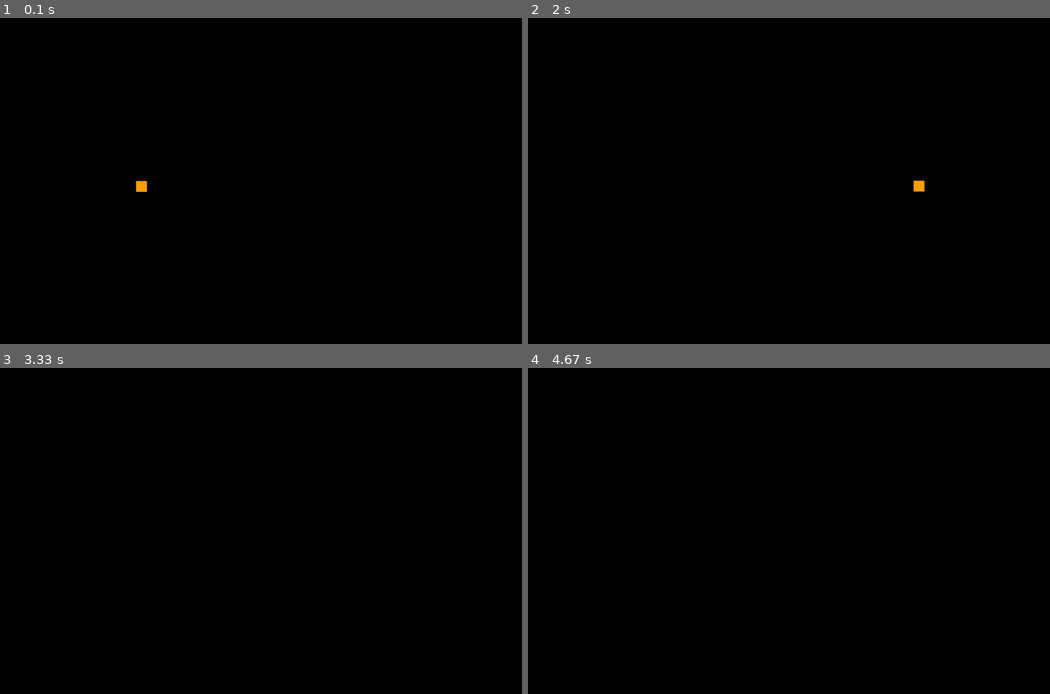
Above: before the commit, frames 1-4 (two rows, left to right).
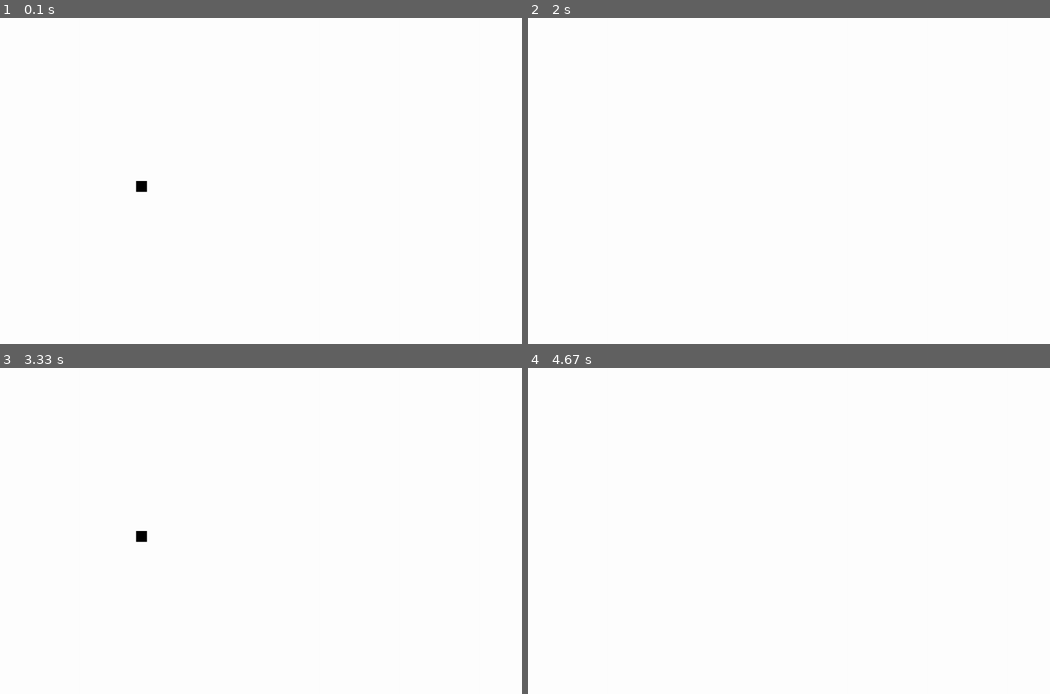
Above: after the commit, the same moments.

Repository: KungFuMasterRat/SURF-2012
Game: pygame game, started from Projects/pygame-examples/Predictive_Saccade_Task.py
Same seed, same stepped clock (60 frames per second), same inputs: the game is played once before the commit and once after it. The source is Python 2; it was converted automatically to run under Python 3.
Inputs:
- Up to frame 1 (0.1 s): no input
- Up to frame 2 (2 s): no input
- Up to frame 3 (3.33 s): no input
- Up to frame 4 (4.67 s): no input

The runs differ from the first frame. In frame 1, 100% of the frame differs, in the area x 0-100%, y 0-100%; in frame 2, 100%; in frame 3, 100%; in frame 4, 100%.

Commit message:
Color Etc

Diff:
--- a/Projects/pygame-examples/Predictive_Saccade_Task.py
+++ b/Projects/pygame-examples/Predictive_Saccade_Task.py
@@ -32,7 +32,7 @@
 s_size = s_width, s_height = 35, 35
 s = pygame.Surface(s_size)  # create surface 100px by 50px ##new surface; this is the actual 'physical' box
 ##S is defined in pygame; it is an object and class is pygame.Surface
-s.fill((255, 160, 0))  # color the surface blue #RGB values to color the box
+s.fill((0, 0, 0))  # color the surface blue #RGB values to color the box
 ##Actually a method. Functions attached to objects =def
 r = s.get_rect()  # get the rectangle bounds for the surface
 ##another method. Returns the rectangular bound. Surface has a color and this is the actual bounding of the object
@@ -53,9 +53,10 @@
 
 on_case = [False]
 case_times = [0]
-case_stop_times = [3]
+case_stop_times = [7]
 case_over = [False]
-time_between_changes = 0.033333333333333
+time_between_changes = .2
+gap_time = time_between_changes/2
 
 ##defined four functions:
 def handle_events(): #handles events: while it goes it the animate loop
@@ -66,7 +67,7 @@
         if (event.type == pygame.KEYUP) or (event.type == pygame.KEYDOWN) :
             print event
             if (event.key == pygame.K_ESCAPE):
-           			sys.exit()
+                    sys.exit()
 
 
 _start_time = time.time()
@@ -94,7 +95,7 @@
     now = time.time()
     for i in range (len(cases)):
         if now -_start_time > case_times [i] and not on_case [i]:
-            _last_theta = cases [i]
+            _last_theta = cases [i] +180
             on_case[i] = True
         if now - _start_time > case_stop_times [i] and not case_over [i]:
             case_over [i] = True
@@ -104,6 +105,7 @@
             if i + 1 == len(case_over):
                 sys.exit (0)
 
+    print now, _last_called, time_between_changes, now- _last_called
     if now - _last_called > time_between_changes:  # 2 is in seconds
         # Remember when I was called last
         _last_called = now  ##appears every 2 seconds (goes through 60x)
@@ -116,14 +118,18 @@
         x+= width/2.0
         y+=height/2.0
 
-        print theta, x, y
+
 
         # pygame.Rect needs 'left', 'top', 'width', 'height'
         # The 100, and the 50 are borrowed from the Surface above
         r = pygame.Rect(x, y, s_width, s_height)
 
+    if now - _last_called > time_between_changes - gap_time:
+        r = pygame.Rect (-100, -100, 0, 0)
+        return
+
 def redraw(): #once we move box, we redraw screen, erase screen, redraw box in new position
-    screen.fill((0, 0, 0))  # make redraw background black ##draws a black box
+    screen.fill((255, 255, 255))  # make redraw background black ##draws a black box
     screen.blit(s, r)  # render the surface into the rectangle ##blit is to put it on the screen. takes surface and shape, saws draw surface at this position
     pygame.display.flip()  # update the screen ##dual screen that flips back and forth
 
@@ -131,9 +137,9 @@
 def main(): ##What tells it to move 30 times a sec
     ##i= 0
     while 1:  # infinite loop
-        clock.tick(30)  # limit framerate to 30 FPS ##clock object prv def.
+        ##clock.tick(10)  # limit framerate to 30 FPS ##clock object prv def.
 
-        handle_events() ##associated with clock.tickstops you from faster 30x a sec; it's s throttle to remember when it needs to refresh itself
+        ##handle_events() ##associated with clock.tickstops you from faster 30x a sec; it's s throttle to remember when it needs to refresh itself
         animate()  ##this function calls these three functions we prv def.
         redraw()
        ## saveimage(i)
